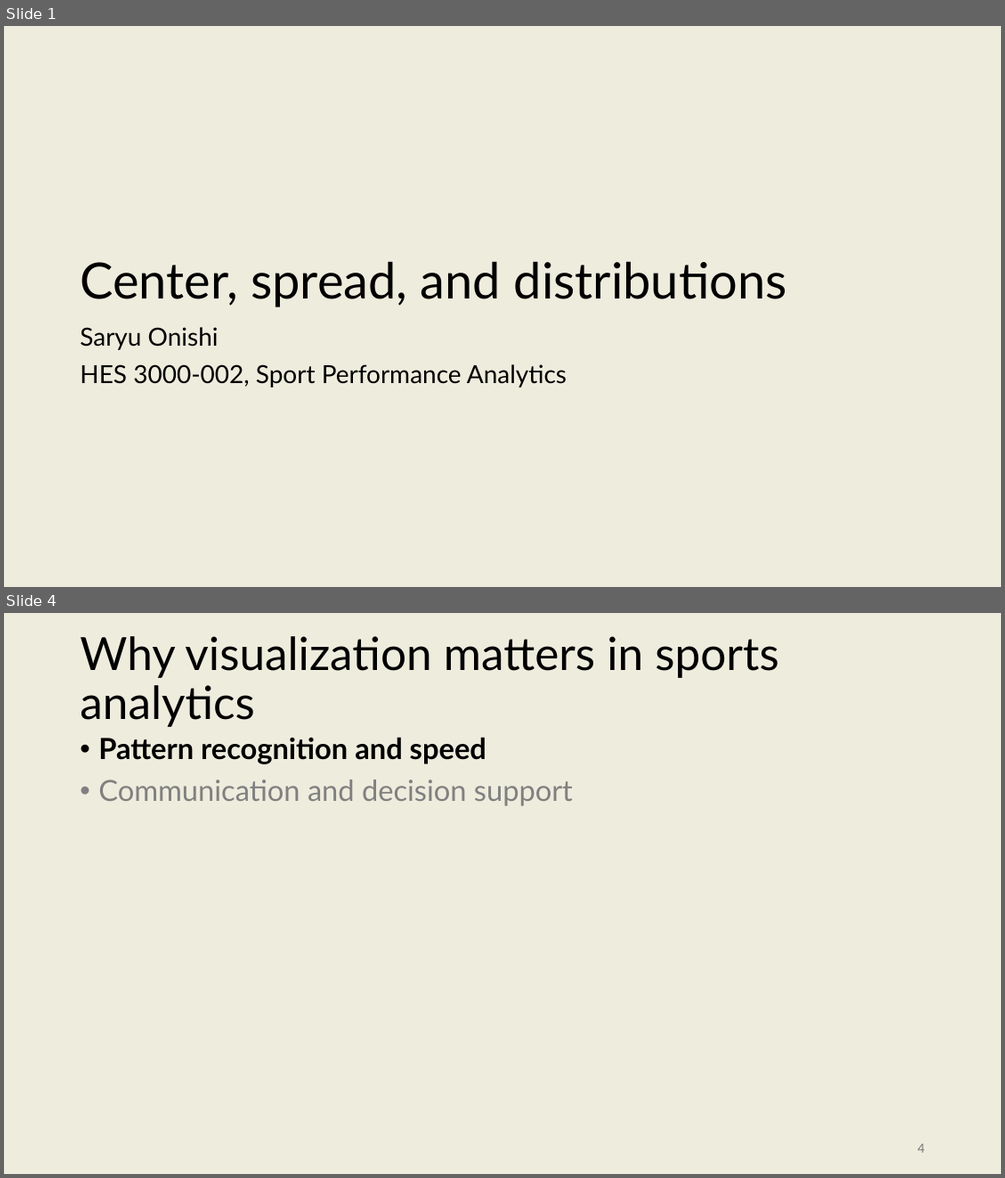
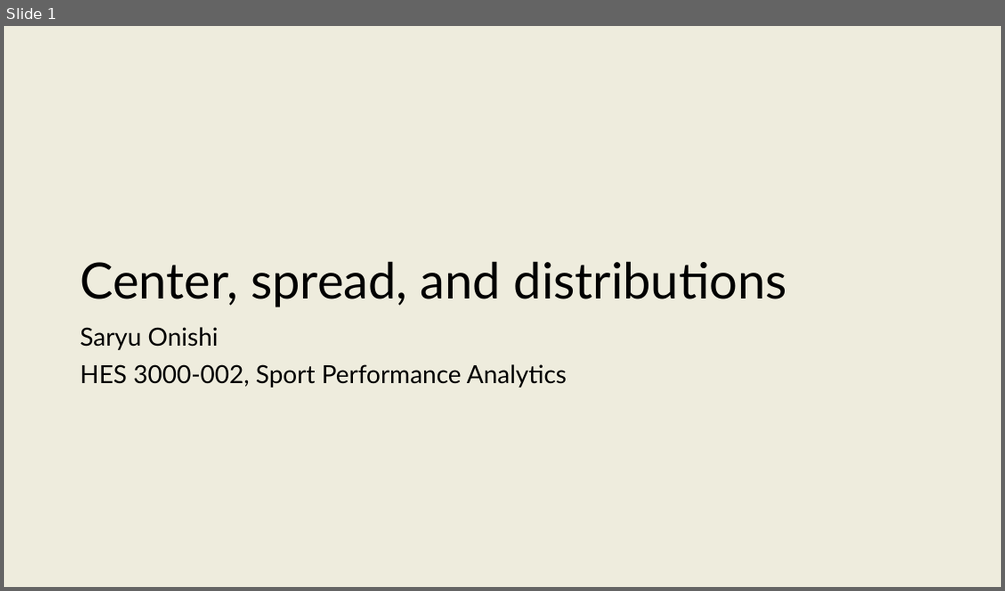
Before and after one commit to onishisaryu/HES-3000-Sports-Data-Analytics, a slide deck: pptx/Lecture8.pptx. Shown one above the other, each under a label of ours: slides 1 and 4 before the commit, slide 1 after it; the slides between them are not shown. The pictures are 1005x1178 and 1005x591 pixels, drawn with LibreOffice and Linux fonts; fonts in the diff are those of the drawing. Boxes give left, top, right and bottom in pixels: in the first picture for what was removed or moved away, otherwise in the second. Text is boxed around its words. In the diff, an @@ line names an element or a change of style, - is before the commit and + after.

```diff
--- a/pptx/Lecture8.pptx
+++ b/pptx/Lecture8.pptx
@@ slide 4 removed at box(4, 613, 1001, 1174), background #EEECDD @@
@@ title removed at box(80, 636, 778, 727) @@
-Why visualization matters in sports analytics
@@ text removed at box(98, 737, 573, 806) @@
-• Pattern recognition and speed
-• Communication and decision support
@@ page number removed at box(917, 1143, 924, 1152) @@
-4
```
Also in this commit, not shown: 35 slides added, 2 other slides removed, 2 other files.
